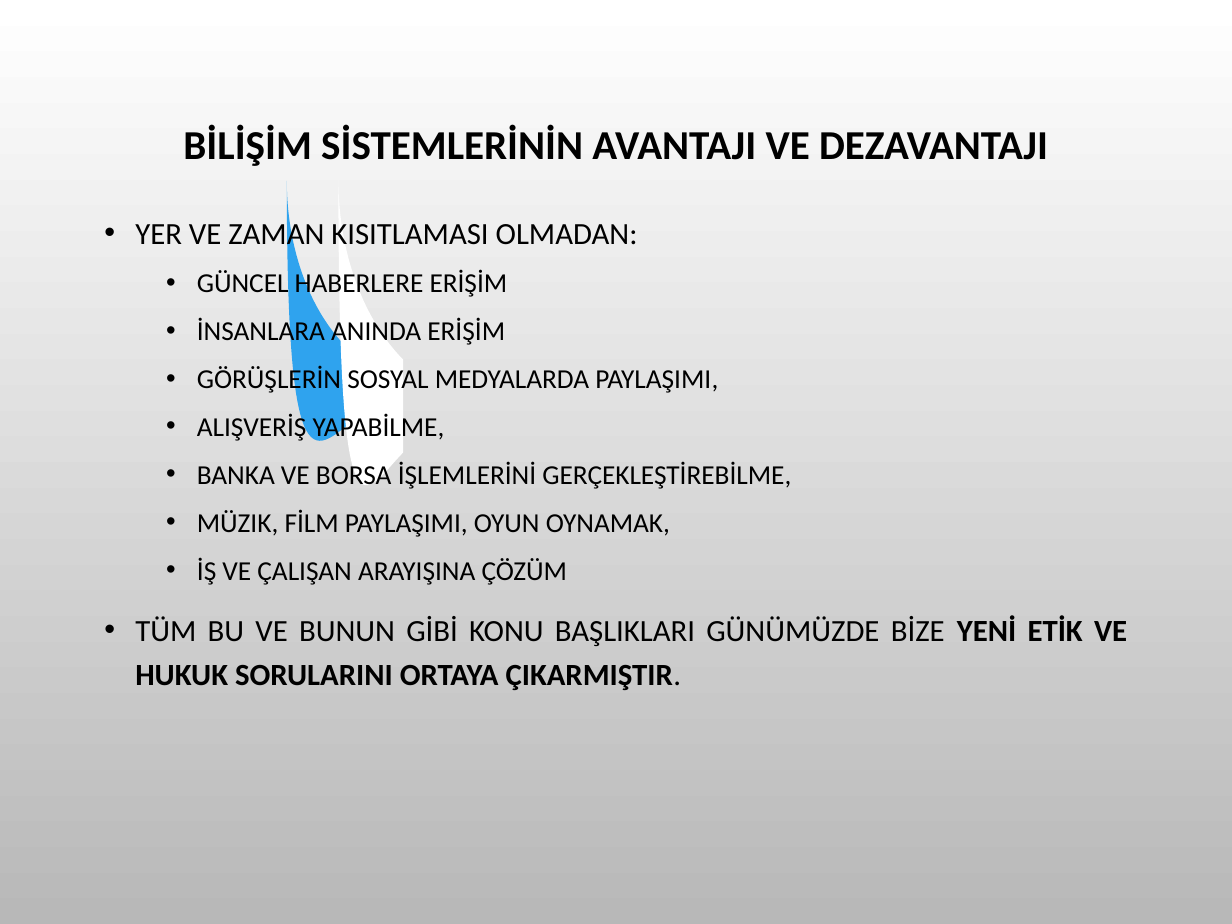
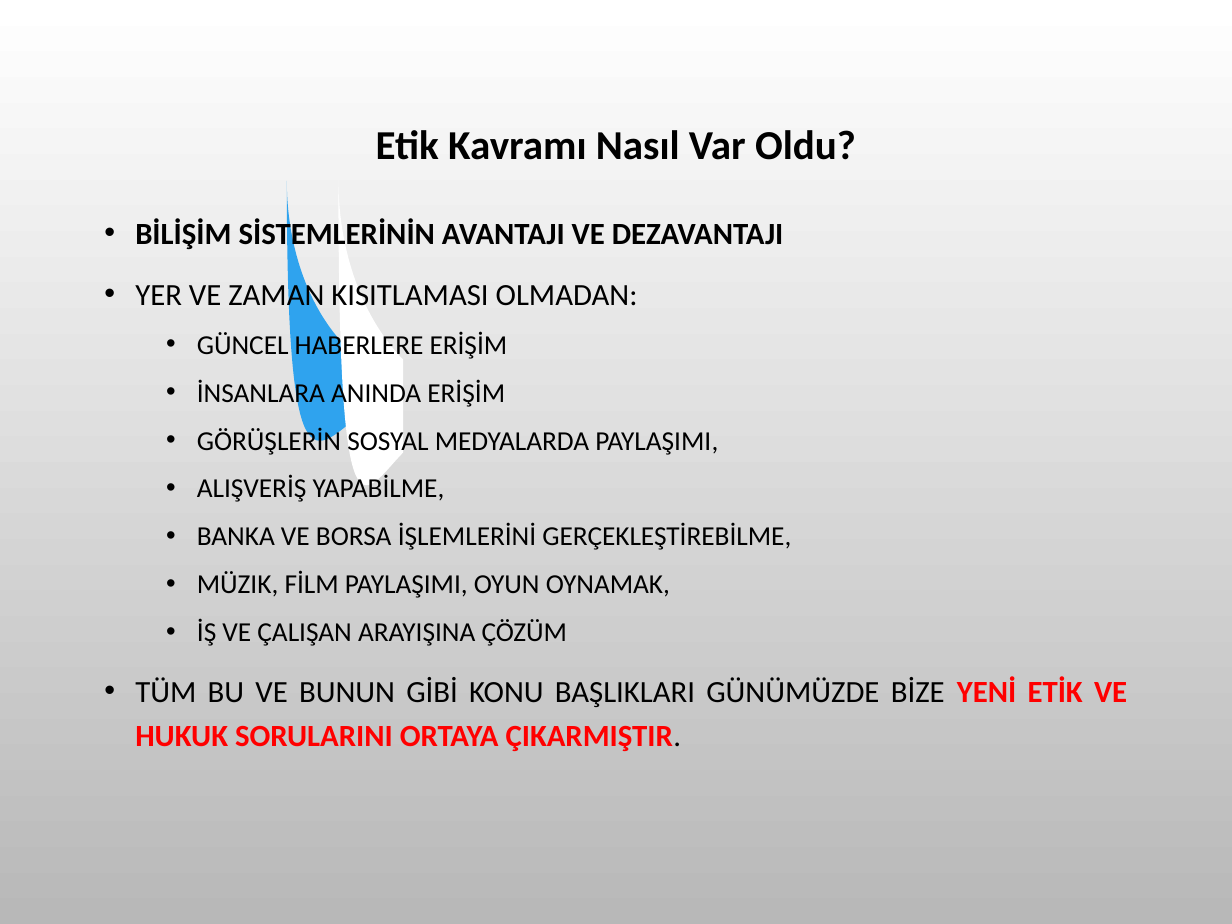
Before and after one commit to SevdanurGENC/20-21-Lecture-Notes, a slide deck: slide 3 of MeslekEtigi/1. Bolum - Meslek Etigi - Giris.ppt. Drawn at 1232x924 pixels with LibreOffice and Linux fonts; fonts in the diff are those of the drawing; background and template pictures are left out. Boxes give left, top, right and bottom in pixels: in the first picture for what was removed or moved away, otherwise in the second. Text is boxed around its words. In the diff, an @@ line names an element or a change of style, - is before the commit and + after.

```diff
--- a/MeslekEtigi/1. Bolum - Meslek Etigi - Giris.ppt
+++ b/MeslekEtigi/1. Bolum - Meslek Etigi - Giris.ppt
@@ title at box(376, 130, 856, 160): text changed @@
-BİLİŞİM SİSTEMLERİNİN AVANTAJI VE DEZAVANTAJI
+Etik Kavramı Nasıl Var Oldu?
@@ text at box(135, 218, 784, 252): paragraph added @@
+• BİLİŞİM SİSTEMLERİNİN AVANTAJI VE DEZAVANTAJI
@@ text at box(135, 676, 1127, 751): text colour #000000 to #FF0000 in "YENİ ETİK VE HUKUK SORULARINI ORTAYA ÇIKARMIŞTIR." @@
```
Also in this commit, not shown: 8 other slides changed, 20 other files.
